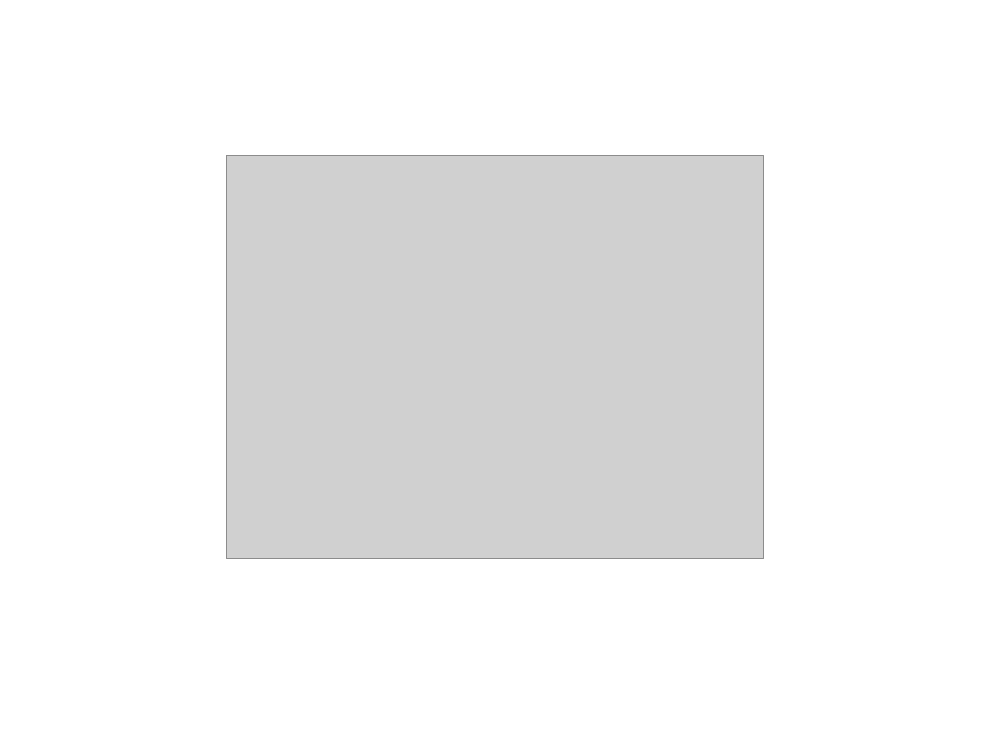
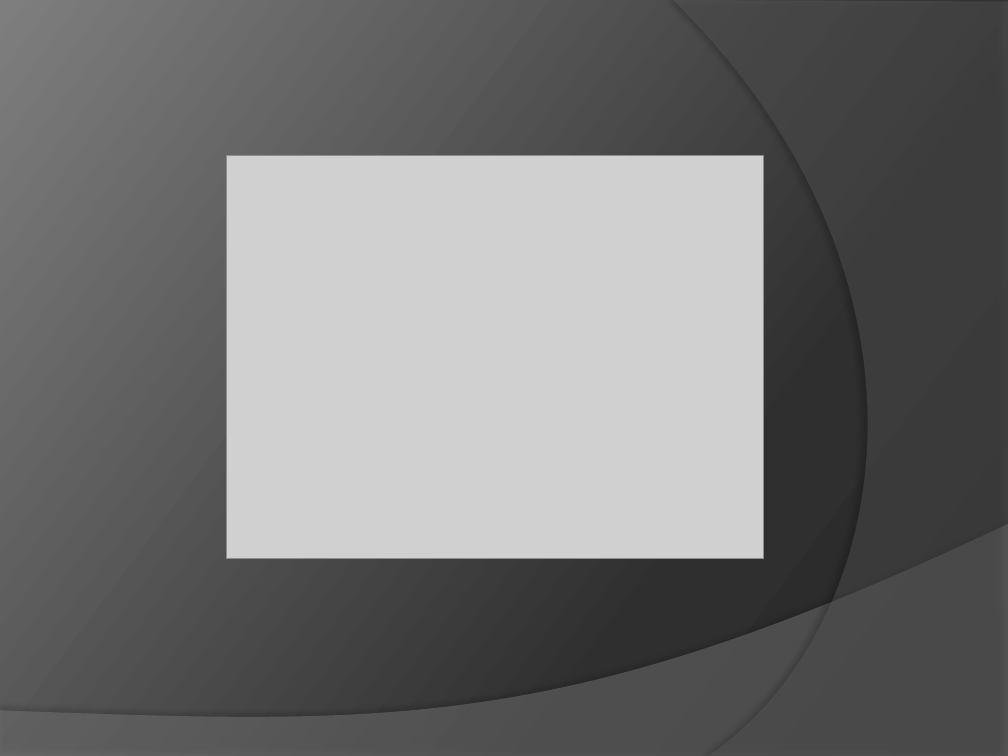
Before and after one commit to antonnpopov/2023, a slide deck: slide 1 of gryzg.pptx. Drawn at 1008x756 pixels with LibreOffice and Linux fonts; fonts in the diff are those of the drawing; grey boxes stand for pictures. Boxes give left, top, right and bottom in pixels: in the first picture for what was removed or moved away, otherwise in the second. Text is boxed around its words. In the diff, an @@ line names an element or a change of style, - is before the commit and + after.

Commit message:
change design

```diff
--- a/gryzg.pptx
+++ b/gryzg.pptx
@@ background #FFFFFF to gradient #282828 to #2F2F2F to #7E7E7E @@
@@ freeform shape added at <box>673,0,1008,756</box>, fill #5E5E5E at 40% opacity @@
@@ freeform shape added at <box>0,524,1008,756</box>, fill #7F7F7F at 45% opacity @@
```
Also in this commit, not shown: 1 other slide changed.
